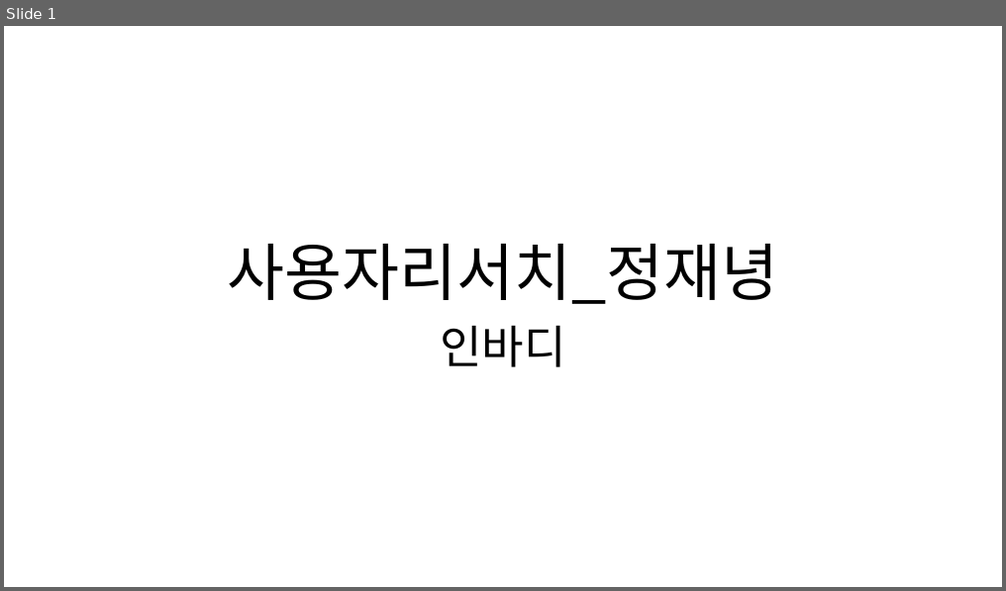
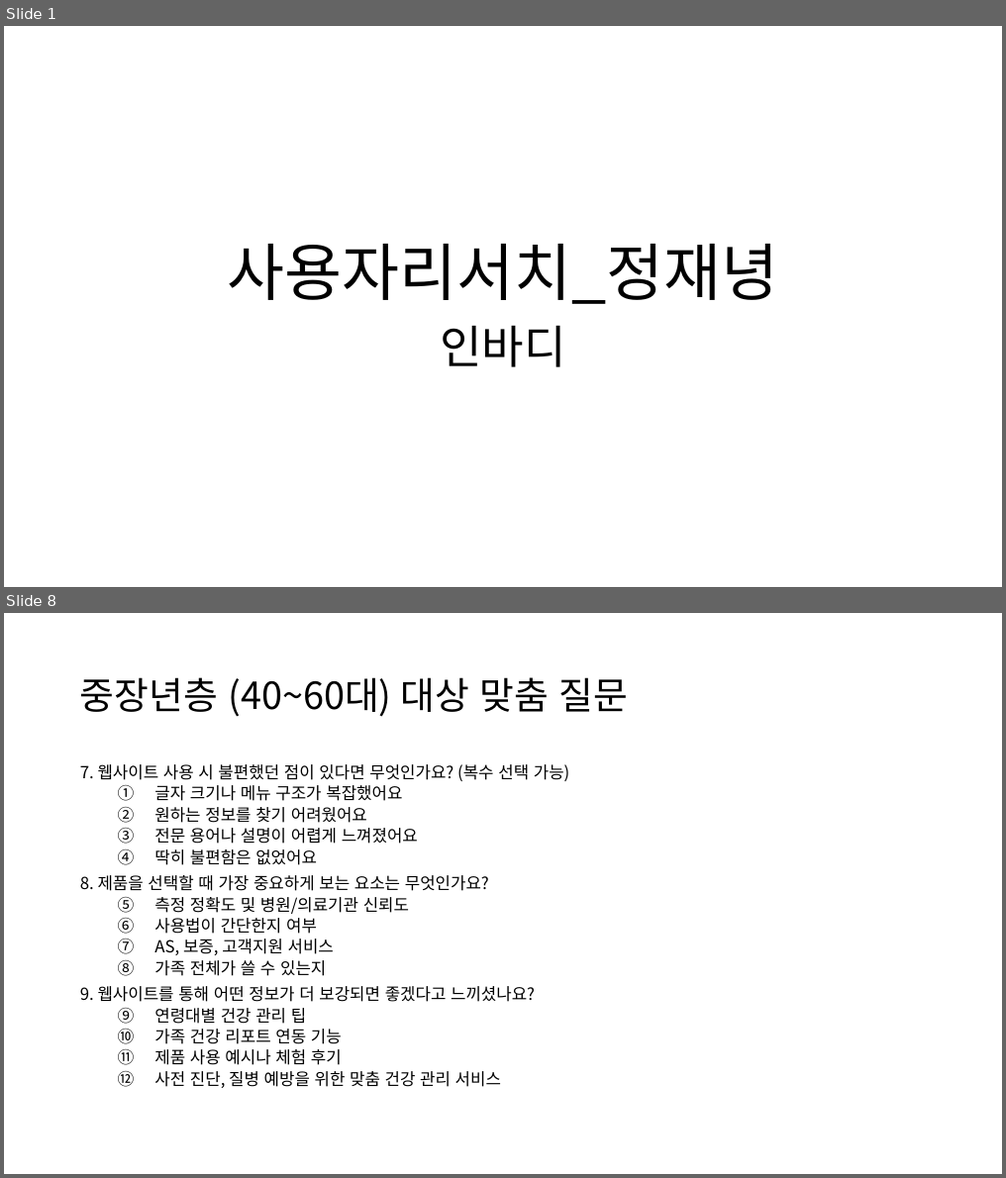
Before and after one commit to JaenyungJeong/JJN, a slide deck: 사용자리서치_정재녕.pptx. Shown one above the other, each under a label of ours: slide 1 before the commit, slides 1 and 8 after it; the slides between them are not shown. The pictures are 1006x591 and 1006x1178 pixels, drawn with LibreOffice and Linux fonts; fonts in the diff are those of the drawing. Boxes give left, top, right and bottom in pixels: in the first picture for what was removed or moved away, otherwise in the second. Text is boxed around its words. In the diff, an @@ line names an element or a change of style, - is before the commit and + after.

```diff
--- a/사용자리서치_정재녕.pptx
+++ b/사용자리서치_정재녕.pptx
@@ slide 8 added at [4, 613, 1002, 1174], background #FFFFFF @@
@@ title added at [80, 677, 629, 717], 36 pt, text #000000 @@
+중장년층 (40~60대) 대상 맞춤 질문
@@ text added at [80, 764, 570, 1088], 16 pt, text #000000 @@
+7. 웹사이트 사용 시 불편했던 점이 있다면 무엇인가요? (복수 선택 가능)
+  1. 글자 크기나 메뉴 구조가 복잡했어요
+  2. 원하는 정보를 찾기 어려웠어요
+  3. 전문 용어나 설명이 어렵게 느껴졌어요
+  4. 딱히 불편함은 없었어요
+8. 제품을 선택할 때 가장 중요하게 보는 요소는 무엇인가요?
+  1. 측정 정확도 및 병원/의료기관 신뢰도
+  2. 사용법이 간단한지 여부
+  3. AS, 보증, 고객지원 서비스
+  4. 가족 전체가 쓸 수 있는지
+9. 웹사이트를 통해 어떤 정보가 더 보강되면 좋겠다고 느끼셨나요?
+  1. 연령대별 건강 관리 팁
+  2. 가족 건강 리포트 연동 기능
+  3. 제품 사용 예시나 체험 후기
+  4. 사전 진단, 질병 예방을 위한 맞춤 건강 관리 서비스
```
Also in this commit, not shown: 4 slides changed, 2 other slides added, 7 other files.
